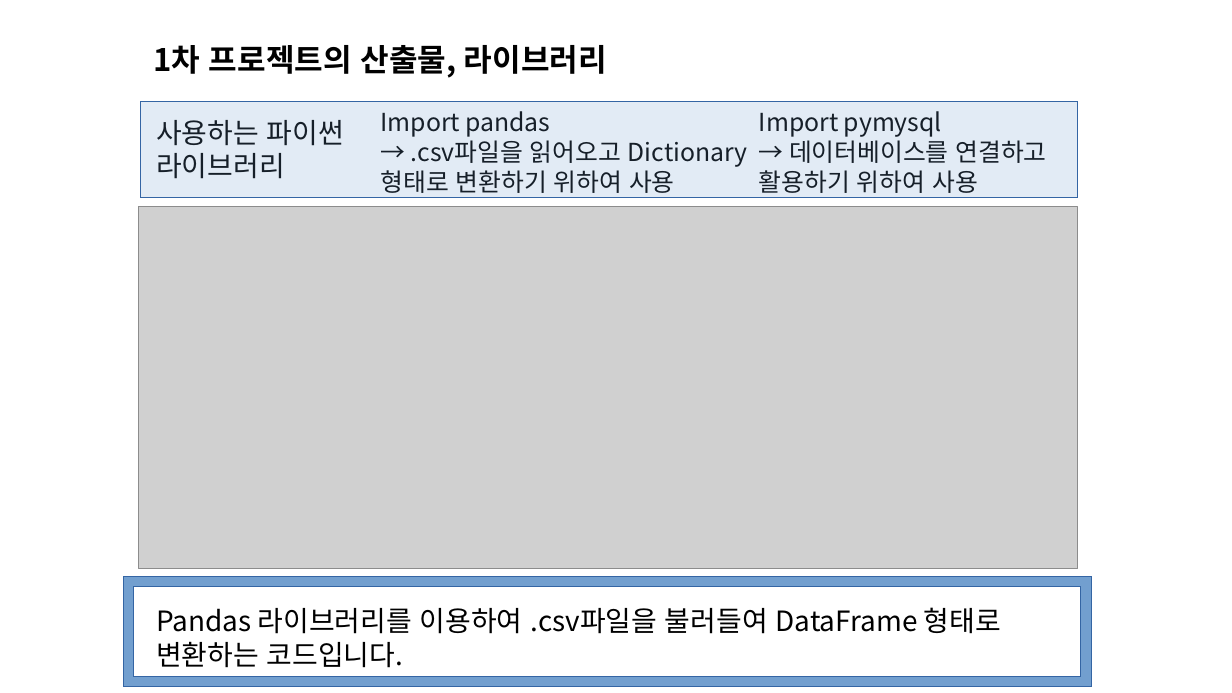
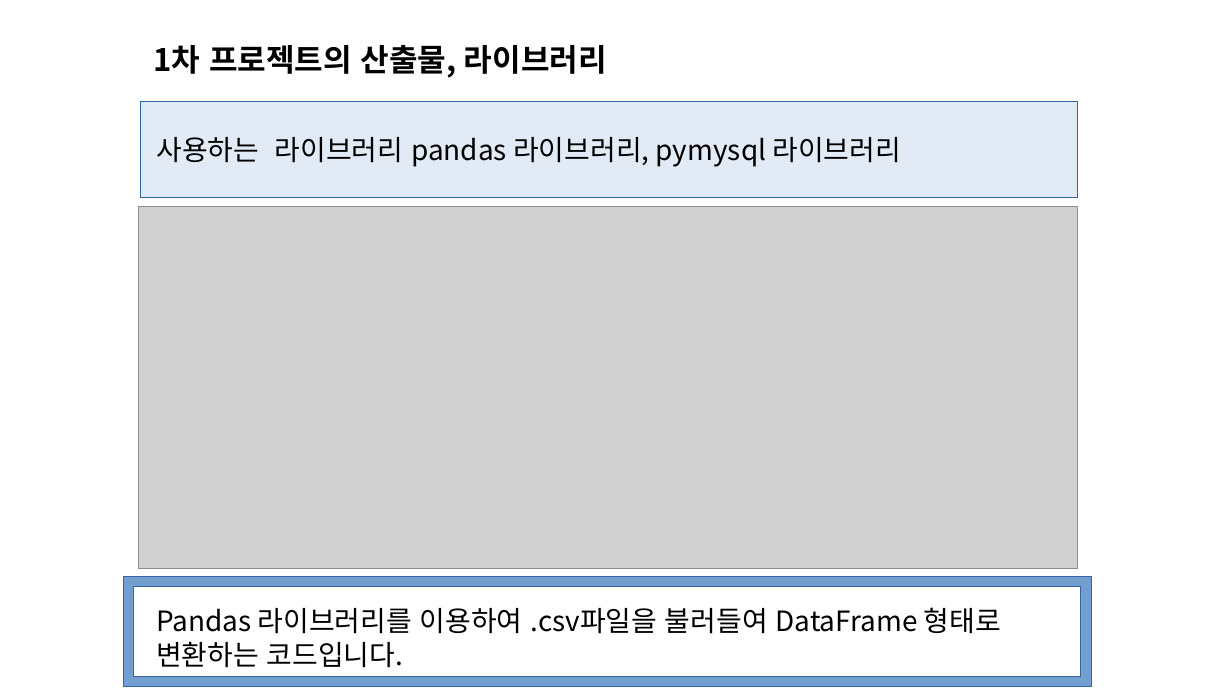
Before and after one commit to deardeer123/workspace_sts, a slide deck: slide 4 of python_study/project_python/파이썬_프로젝트2/파이선발표.pptx (slide 3 before the commit). Drawn at 1232x693 pixels with LibreOffice and Linux fonts; fonts in the diff are those of the drawing; grey boxes stand for pictures. Boxes give left, top, right and bottom in pixels: in the first picture for what was removed or moved away, otherwise in the second. Text is boxed around its words. In the diff, an @@ line names an element or a change of style, - is before the commit and + after.

```diff
--- a/python_study/project_python/파이썬_프로젝트2/파이선발표.pptx
+++ b/python_study/project_python/파이썬_프로젝트2/파이선발표.pptx
@@ text removed at box(381, 111, 748, 193) @@
-Import pandas
-→ .csv파일을 읽어오고 Dictionary 형태로 변환하기 위하여 사용
@@ text removed at box(759, 111, 1047, 193) @@
-Import pymysql
-→ 데이터베이스를 연결하고 활용하기 위하여 사용
@@ text at box(156, 137, 902, 167): text changed @@
-사용하는 파이썬 라이브러리
+사용하는 라이브러리 pandas 라이브러리, pymysql 라이브러리
```
Also in this commit, not shown: 10 other slides changed, 4 slides added, 3 slides removed, 15 other files.
